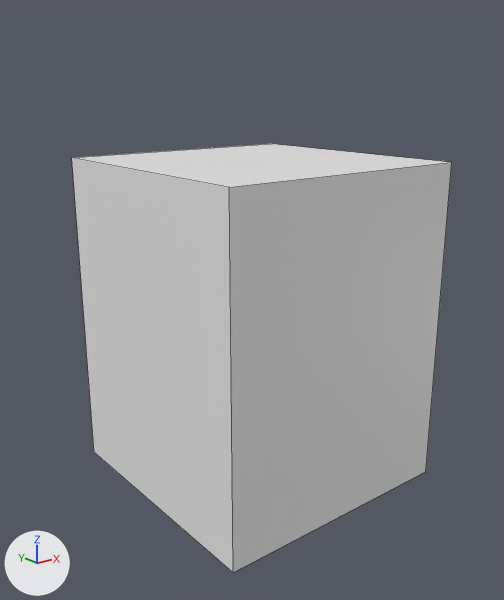
Two versions of the FBX model Assets/Art/3D/WeaponCtrl.fbx, one commit apart.
One viewpoint serves both versions: a 50 mm lens placed at (-1.122, -1.385, 1.043), pointed at (-0.024, -0.013, 0.495). Every picture has the same lights, and +X, +Y and +Z are marked at lower left. Mesh edges are drawn as thin lines.

In view in the first picture: 'WeaponCtrl'.
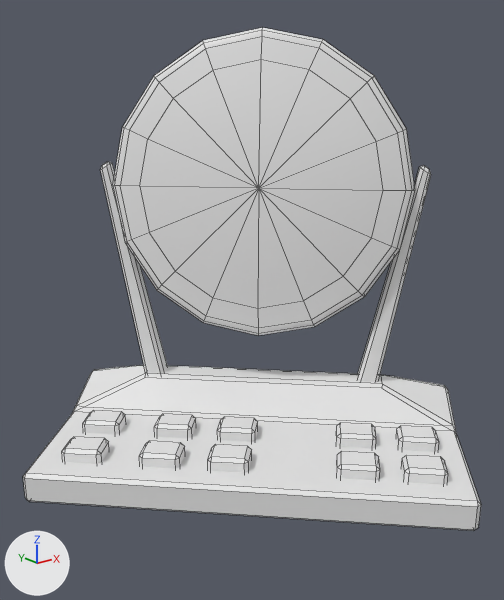
What differs and where, as boxes (x1, y1, x2, y2) in the pictures (504 x 600 px):
'WeaponCtrl', reshaped, turned
    before: (72, 144, 452, 572)
    after: (23, 27, 481, 531)

Edits to the bpy script that builds the scene:
```text
Add mat_default:
    mat_default = principled_material('Default')
    mat_default.base_color = (0.8, 0.8, 0.8)  # white #e7e7e7
Change me_weaponctrl:
    used by ob_weaponctrl; location = (0.0, 0.0, 0.0); rotation_euler = (1.571, 0.0, 0.0), in degrees (90, 0, 0)
    remove me_weaponctrl.from_pydata(...)  # 8 vertices, 6 faces; spans x -0.339..0.339, y 0.0..0.855, z -0.339..0.339
    add me_weaponctrl.from_pydata(...)  # 382 vertices, 362 faces; spans x -0.273..0.321, y 0.0..1.183, z -0.575..0.572
    me_weaponctrl part 1: 8 vertices removed from x -0.339..0.339, y 0.0..0.855, z -0.339..0.339; 382 vertices added at x -0.273..0.321, y 0.0..1.183, z -0.575..0.572
    add me_weaponctrl.materials.append(mat_default)  # white #e7e7e7
Change ob_weaponctrl:
    ob_weaponctrl.rotation_euler: (1.571, 0.0, 0.0) -> (1.571, 0.0, 0.785)  # degrees (90, 0, 0) -> degrees (90, 0, 45)
```
